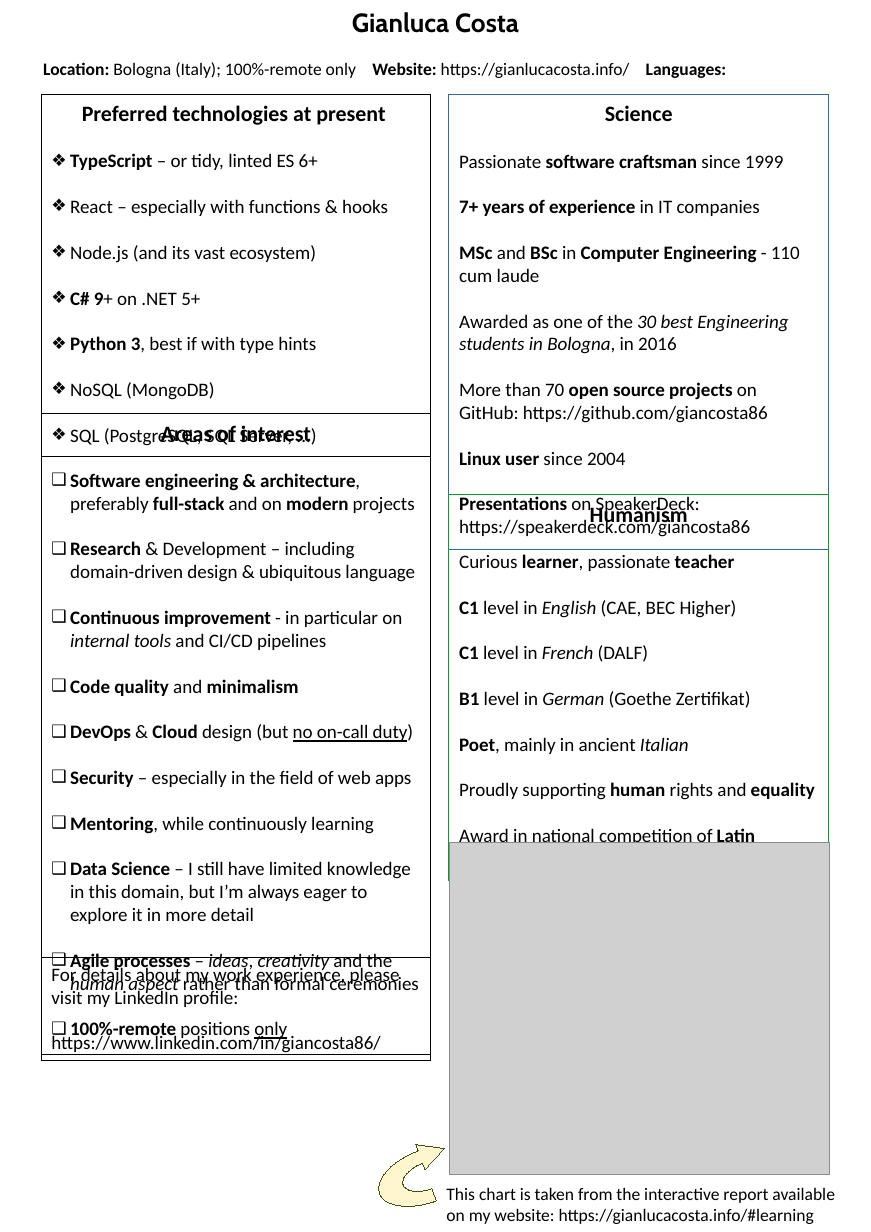
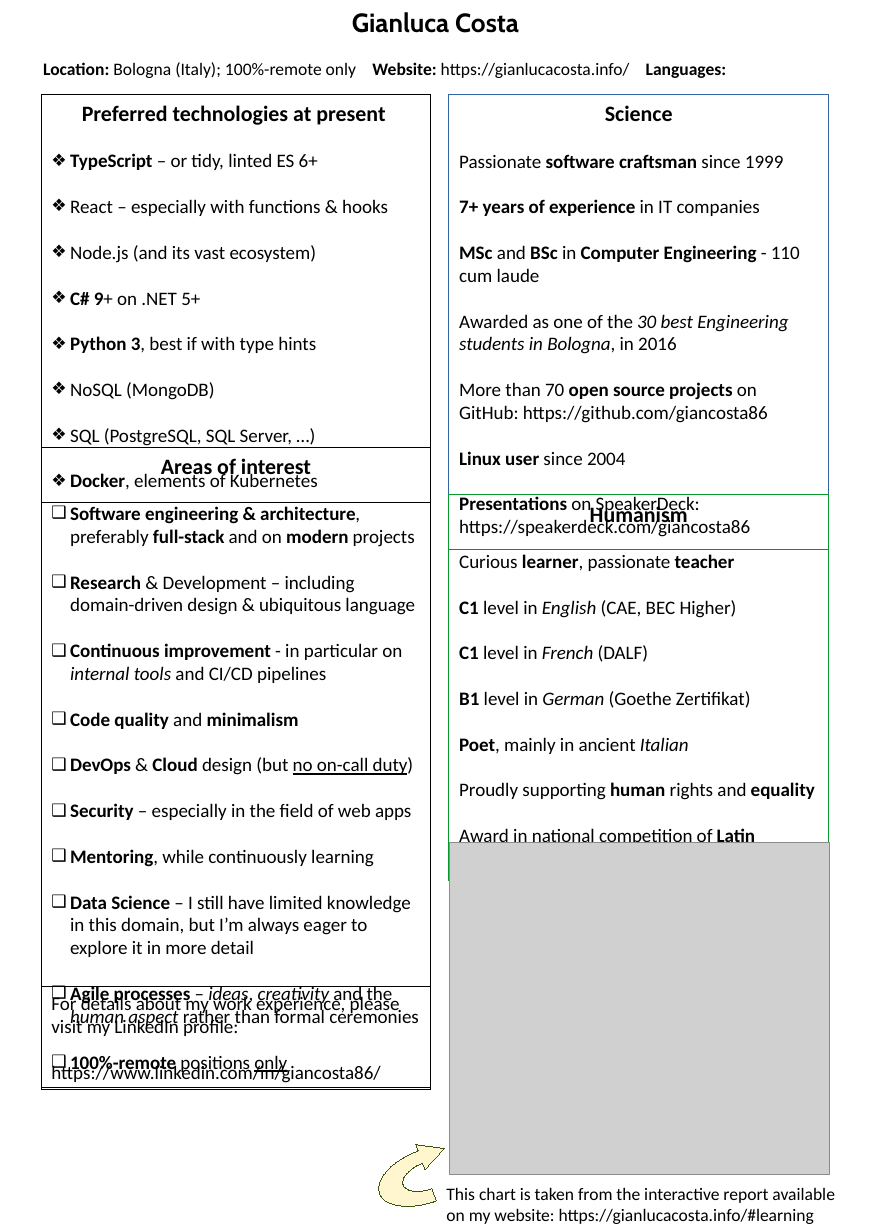
Before and after one commit to giancosta86/giancosta86.github.io, a slide deck: slide 1 of cv_costa_en.odp. Drawn at 871x1232 pixels with LibreOffice and Linux fonts; fonts in the diff are those of the drawing; grey boxes stand for pictures; background and template pictures are left out. Boxes give left, top, right and bottom in pixels: in the first picture for what was removed or moved away, otherwise in the second. Text is boxed around its words. In the diff, an @@ line names an element or a change of style, - is before the commit and + after.

```diff
--- a/cv_costa_en.odp
+++ b/cv_costa_en.odp
@@ rectangle "Preferred technologies at present": place and size @@
-rectangle "Preferred technologies at present" at [41,95,431,457]
+rectangle "Preferred technologies at present" at [41,95,431,503]
@@ rectangle "Areas of interest": place and size @@
-rectangle "Areas of interest" at [41,414,431,1054]
+rectangle "Areas of interest" at [41,447,431,1087]
@@ text in rectangle at [70,428,318,490]: text changed @@
-❖ SQL (PostgreSQL, SQL Server, ...)
+❖ SQL (PostgreSQL, SQL Server, …)
+❖ Docker, elements of Kubernetes
@@ rectangle "For details about my work ...": place and size @@
-rectangle "For details about my work ..." at [41,956,431,1060]
+rectangle "For details about my work ..." at [41,986,431,1089]
```
Also in this commit, not shown: 1 other file.
